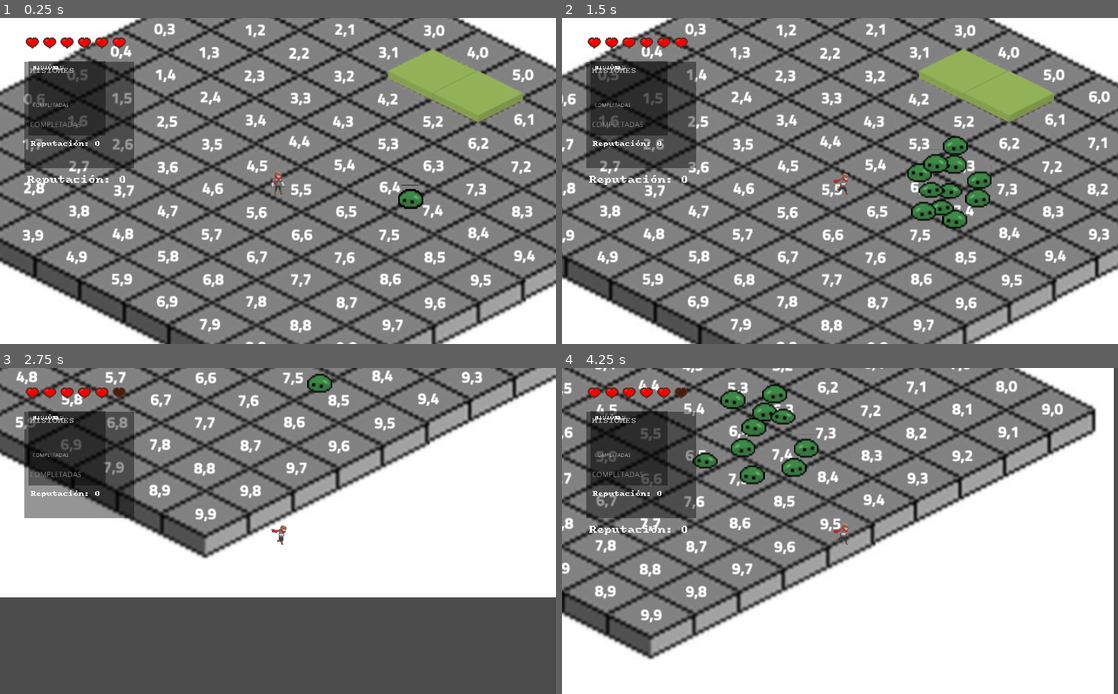
Above: before the commit, frames 1-4 (two rows, left to right).
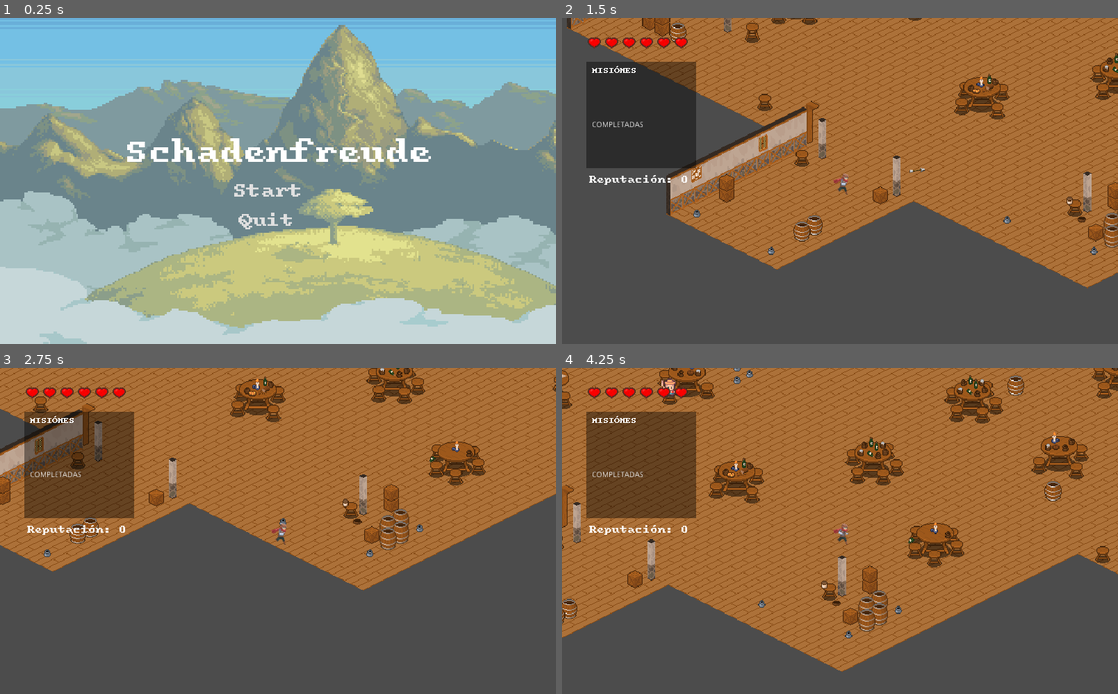
Above: after the commit, the same moments.

Repository: u1973231/Schadenfreude
Game: Godot game, scene res://scenes/Menu.tscn
The game is run twice, just before and just after one commit, with the same random seed, the same clock (stepped at 60 frames per second) and the same inputs. Before the commit the project starts from res://scenes/Mapa.tscn.
Inputs (mouse positions are in pixels of both pictures, inside the frame that each line leads up to):
- Up to frame 1 (0.25 s): no input
- Up to frame 2 (1.5 s): click (828, 190) at 0.5 s, where only the run after the commit has a clickable "Start"; tap Enter (ui_accept) at 1.25 s; move the mouse to (962, 164) at 1.27 s; press the mouse at (962, 164) at 1.28 s; hold Right (move_right) from 1.28 s (still down)
- Up to frame 3 (2.75 s): tap Enter (ui_accept) at 1.52, 2.27 s; move the mouse to (166, 547) at 2.02 s; release Right (move_right) at 2.03 s; release the mouse at (166, 547) at 2.03 s; hold Down (move_down) from 2.03 s (still down); tap Space (dash) at 2.1 s
- Up to frame 4 (4.25 s): move the mouse to (895, 459) at 2.77 s; release Down (move_down) at 2.78 s; hold Right (move_right) 2.78-3.53 s; tap F (interactue) at 2.85 s; move the mouse to (812, 596) at 3.52 s; hold Up (move_up) from 3.53 s (still down); click (812, 596) at 3.6 s; tap Enter (ui_accept) at 3.77 s

The runs differ from the first frame. In frame 1, 87% of the frame differs, in the area x 0-100%, y 0-100%; in frame 2, 90%; in frame 3, 69%; in frame 4, 98%.

Commit message:
flexas desparaecen

Diff:
--- a/project.godot
+++ b/project.godot
@@ -21,7 +21,7 @@
 [application]
 
 config/name="Schadenfreude"
-run/main_scene="res://scenes/Mapa.tscn"
+run/main_scene="res://scenes/Menu.tscn"
 config/icon="res://icon.png"
 
 [autoload]
--- a/scenes/Menu.tscn
+++ b/scenes/Menu.tscn
@@ -47,10 +47,6 @@
 margin_bottom = 66.0
 
 [node name="Label" type="Label" parent="CenterContainer/VBoxContainer"]
-anchor_left = -0.361888
-anchor_top = -0.893939
-anchor_right = -0.361888
-anchor_bottom = -0.893939
 margin_right = 572.0
 margin_bottom = 66.0
 custom_fonts/font = SubResource( 1 )
--- a/scenes/Path.tscn
+++ b/scenes/Path.tscn
@@ -22,3 +22,4 @@
 
 [node name="EnemyGoblin" parent="Path2D/PathFollow2D" instance=ExtResource( 1 )]
 position = Vector2( 0, 1 )
+vida = 10
--- a/scenes/Player.tscn
+++ b/scenes/Player.tscn
@@ -1,10 +1,11 @@
-[gd_scene load_steps=11 format=2]
+[gd_scene load_steps=12 format=2]
 
 [ext_resource path="res://sprites/spr_player.png" type="Texture" id=1]
 [ext_resource path="res://scripts/scr_player.gd" type="Script" id=2]
 [ext_resource path="res://sounds/bow1 (mp3cut.net).wav" type="AudioStream" id=3]
 [ext_resource path="res://sounds/pasosHierva (mp3cut.net).wav" type="AudioStream" id=4]
 [ext_resource path="res://sounds/hit (mp3cut.net).wav" type="AudioStream" id=5]
+[ext_resource path="res://sounds/woodStep.wav" type="AudioStream" id=6]
 
 [sub_resource type="CapsuleShape2D" id=1]
 radius = 4.33333
@@ -128,11 +129,14 @@
 [node name="arco" type="AudioStreamPlayer2D" parent="Sonidos"]
 stream = ExtResource( 3 )
 
-[node name="pasos" type="AudioStreamPlayer2D" parent="Sonidos"]
+[node name="pasosHierba" type="AudioStreamPlayer2D" parent="Sonidos"]
 stream = ExtResource( 4 )
 
 [node name="hit" type="AudioStreamPlayer2D" parent="Sonidos"]
 stream = ExtResource( 5 )
+
+[node name="pasosMadera" type="AudioStreamPlayer2D" parent="Sonidos"]
+stream = ExtResource( 6 )
 
 [connection signal="timeout" from="inmune" to="." method="_on_inmune_timeout"]
 [connection signal="timeout" from="animationHit" to="." method="_on_animationHit_timeout"]
--- a/scenes/arrow.tscn
+++ b/scenes/arrow.tscn
@@ -22,4 +22,8 @@
 position = Vector2( -5, 0 )
 shape = SubResource( 1 )
 
+[node name="Death" type="Timer" parent="."]
+wait_time = 0.8
+
 [connection signal="body_entered" from="Area2D" to="." method="_on_Area2D_body_entered"]
+[connection signal="timeout" from="Death" to="." method="_on_Death_timeout"]
--- a/scripts/scr_arrow.gd
+++ b/scripts/scr_arrow.gd
@@ -10,6 +10,7 @@
 
 func _ready():
 	rotation = dir.angle()
+	$Death.start()
 	pass
 
 func _process(delta):
@@ -25,3 +26,8 @@
 		body.recivirDamage(damage,position)
 		queue_free()
 	pass # Replace with function body.
+
+
+func _on_Death_timeout():
+	queue_free()
+	pass # Replace with function body.
--- a/scripts/scr_player.gd
+++ b/scripts/scr_player.gd
@@ -6,6 +6,7 @@
 export var vida = 6
 export var hitNokback = 250
 export var dashSpeed = 600.0
+export var exterior = false
 #Variables privadas
 var vecMov := Vector2.ZERO
 var inmune = false
@@ -19,6 +20,7 @@
 var caminando = false
 var sonidoPasos = false
 
+
 func _ready():
 	arrow = preload("res://scenes/arrow.tscn")
 	pass
@@ -27,10 +29,17 @@
 func _process(delta):
 
 	if caminando and not sonidoPasos:
-		$Sonidos/pasos.play()
+		if exterior:
+			$Sonidos/pasosHierba.play()
+		else:
+			$Sonidos/pasosMadera.play()
+
 		sonidoPasos = true
 	elif not caminando:
-		$Sonidos/pasos.stop()
+		if exterior:
+			$Sonidos/pasosHierba.stop()
+		else:
+			$Sonidos/pasosMadera.play()
 		sonidoPasos = false
 
 	if not ScrGlobal.getJugadorHablando():
Not shown, changed: scenes/Outside.tscn
Not shown, added: sounds/woodStep.wav.import
Not shown, added: sounds/woodStep.wav
